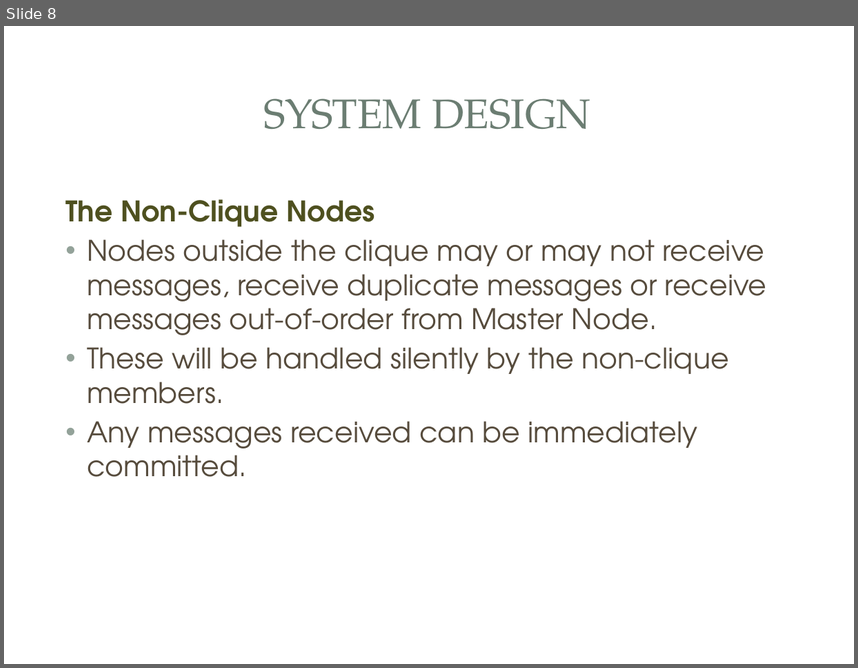
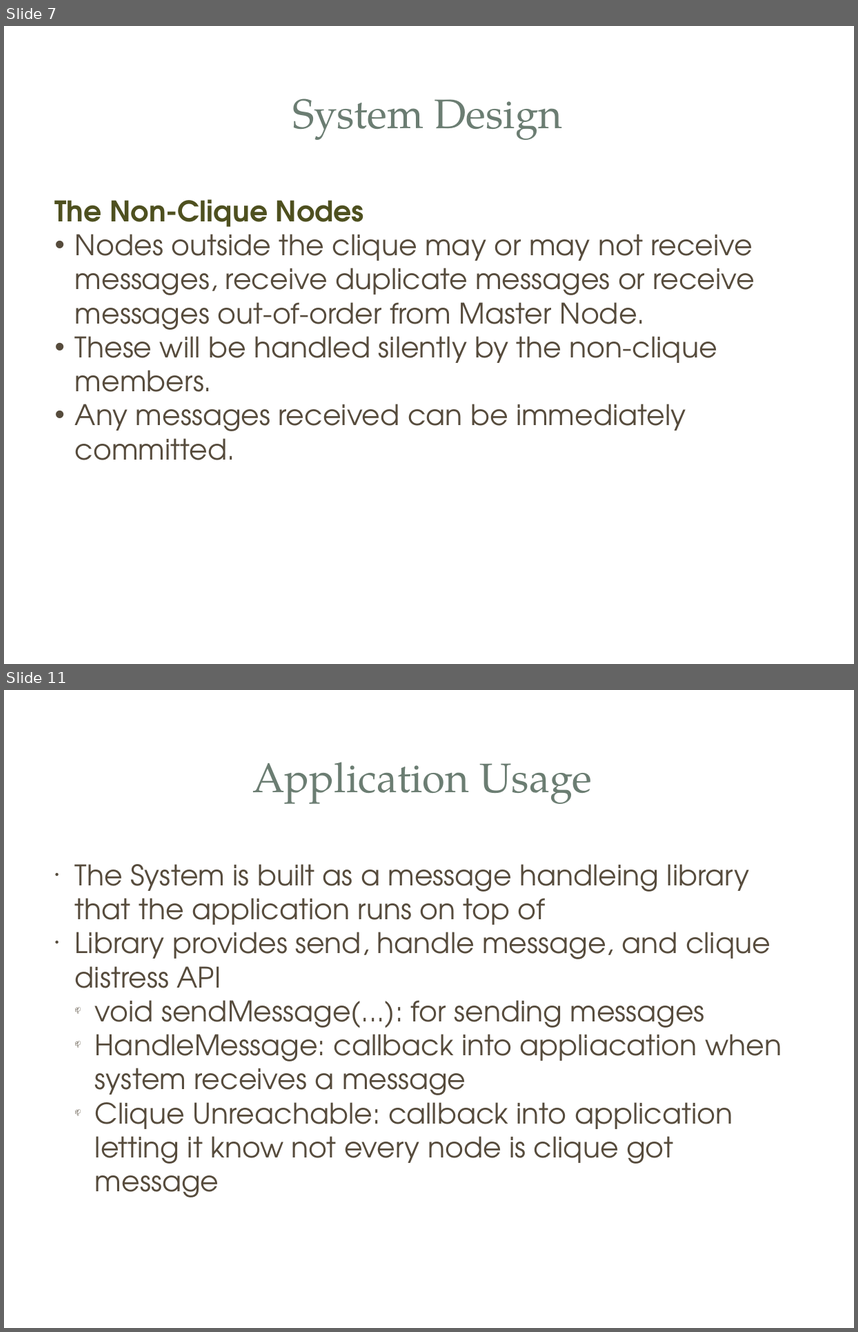
Before and after one commit to aasghari/cse223bFinalProject, a slide deck: finalReport/CSE233BFinalPPT.pptx. Shown one above the other, each under a label of ours: slide 8 before the commit, slides 7 and 11 after it; the slides between them are not shown. The pictures are 858x668 and 858x1332 pixels, drawn with LibreOffice and Linux fonts; fonts in the diff are those of the drawing; background and template pictures are left out. Boxes give left, top, right and bottom in pixels: in the first picture for what was removed or moved away, otherwise in the second. Text is boxed around its words. In the diff, an @@ line names an element or a change of style, - is before the commit and + after.

```diff
--- a/finalReport/CSE233BFinalPPT.pptx
+++ b/finalReport/CSE233BFinalPPT.pptx
@@ slide 11 added at box(4, 690, 854, 1328), background picture (left out); not listed: 3 template elements that a slide beside it also shows @@
@@ text added at box(252, 762, 592, 804), 35 pt, text #6B7D72 @@
+Application Usage
@@ text added at box(75, 864, 782, 1197), 24 pt, text #564B3C @@
+● The System is built as a message handleing library that the application runs on top of
+● Library provides send, handle message, and clique distress API
+  📫 void sendMessage(...): for sending messages
+  📫 HandleMessage: callback into appliacation when system receives a message
+  📫 Clique Unreachable: callback into application letting it know not every node is clique got message
@@ what was slide 8 is now slide 7 @@
@@ slide 7 changed as well @@
@@ rectangle at box(30, 52, 829, 175): fill #FFFFFF at 83% opacity to #FFFFFF @@
@@ text at box(292, 98, 562, 140): text changed @@
-SYSTEM DESIGN
+System Design
@@ text "The Non-Clique Nodes" at box(55, 199, 755, 460): indent changed; less space between paragraphs @@
```
Also in this commit, not shown: 9 other slides changed, 4 other slides added, 3 slides removed.
